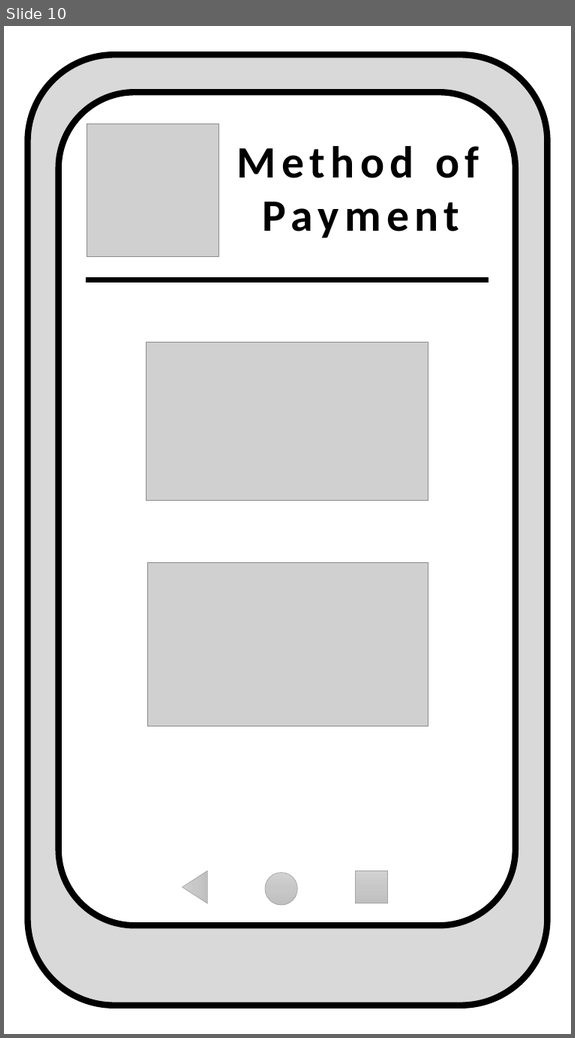
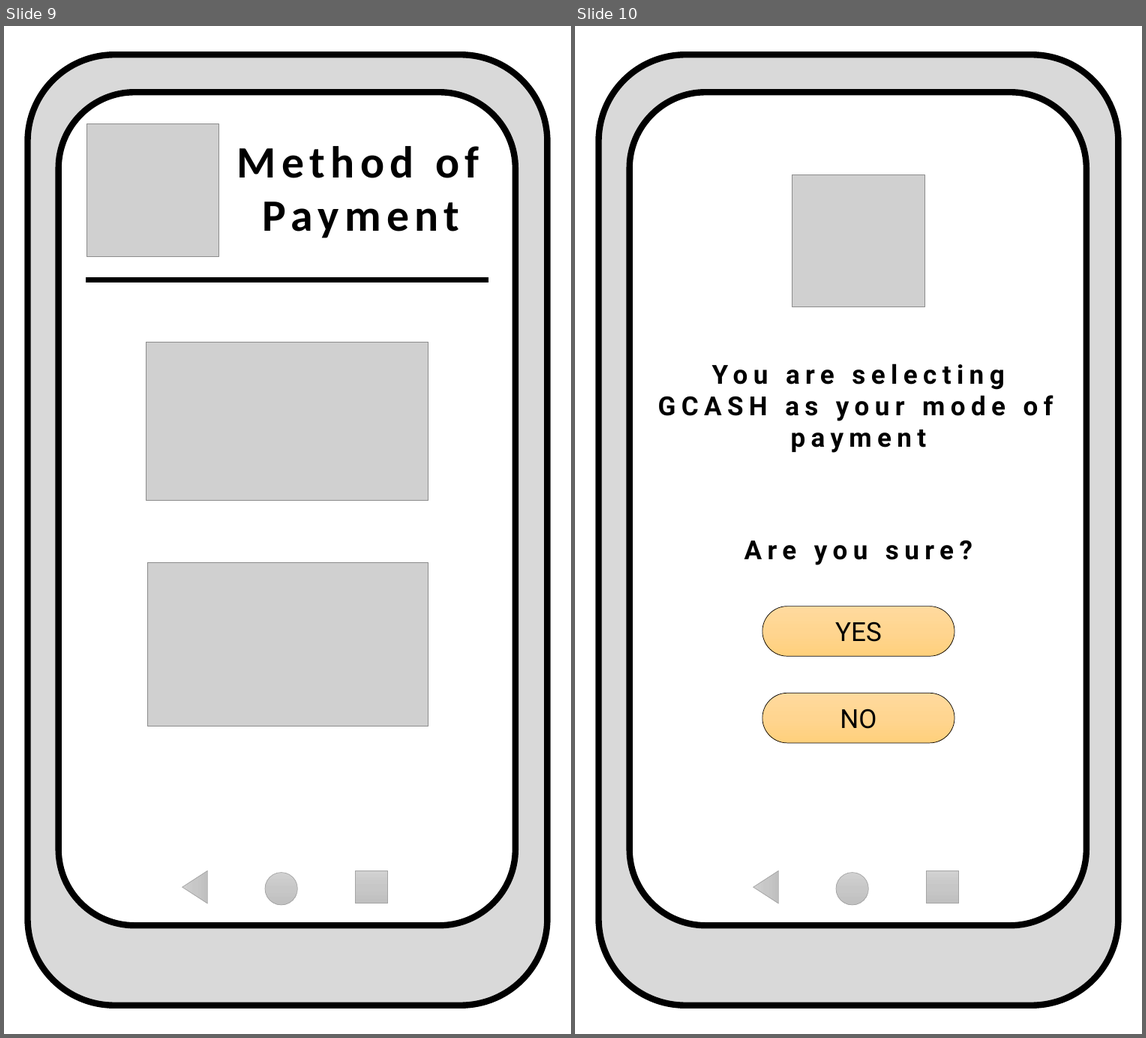
Before and after one commit to pmmanalang/userdes-SF181-A1-Manalang-Timo, a slide deck: Digital Mockup/Static-PrototypeVer.1.pptx. Shown side by side, each under a label of ours: slide 10 before the commit, slides 9 and 10 after it. The pictures are 575x1038 and 1146x1038 pixels, drawn with LibreOffice and Linux fonts; fonts in the diff are those of the drawing; grey boxes stand for pictures. Boxes give left, top, right and bottom in pixels: in the first picture for what was removed or moved away, otherwise in the second. Text is boxed around its words. In the diff, an @@ line names an element or a change of style, - is before the commit and + after.

```diff
--- a/Digital Mockup/Static-PrototypeVer.1.pptx
+++ b/Digital Mockup/Static-PrototypeVer.1.pptx
@@ slide 10 added at [575, 26, 1142, 1034], background #FFFFFF @@
@@ freeform shape added at [598, 54, 1118, 1005], fill #D9D9D9, outline #000000 6 pt @@
@@ picture added at [793, 175, 925, 307] @@
@@ text added at [658, 364, 1053, 453], 25 pt, text #000000, bold @@
+You are selecting
+GCASH as your mode of payment
@@ text added at [745, 540, 973, 565], 25 pt, text #000000, bold @@
+Are you sure?
@@ rounded rectangle added at [763, 606, 955, 656], fill gradient #FFDB9E to #FFD590 to #FFD07C, outline #000000 0.5 pt, 25 pt, text #000000 @@
+YES
@@ rounded rectangle added at [763, 693, 955, 743], fill gradient #FFDB9E to #FFD590 to #FFD07C, outline #000000 0.5 pt, 25 pt, text #000000 @@
+NO
@@ triangle added at [753, 870, 778, 903], fill gradient #D2D2D2 to #C8C8C8 to #C0C0C0, outline #A5A5A5 0.5 pt @@
@@ ellipse added at [836, 873, 868, 905], fill gradient #D2D2D2 to #C8C8C8 to #C0C0C0, outline #A5A5A5 0.5 pt @@
@@ rectangle added at [926, 871, 958, 904], fill gradient #D2D2D2 to #C8C8C8 to #C0C0C0, outline #A5A5A5 0.5 pt @@
@@ what was slide 10 is now slide 9 @@
```
Also in this commit, not shown: 3 slides changed, 2 slides removed, 1 other file.
